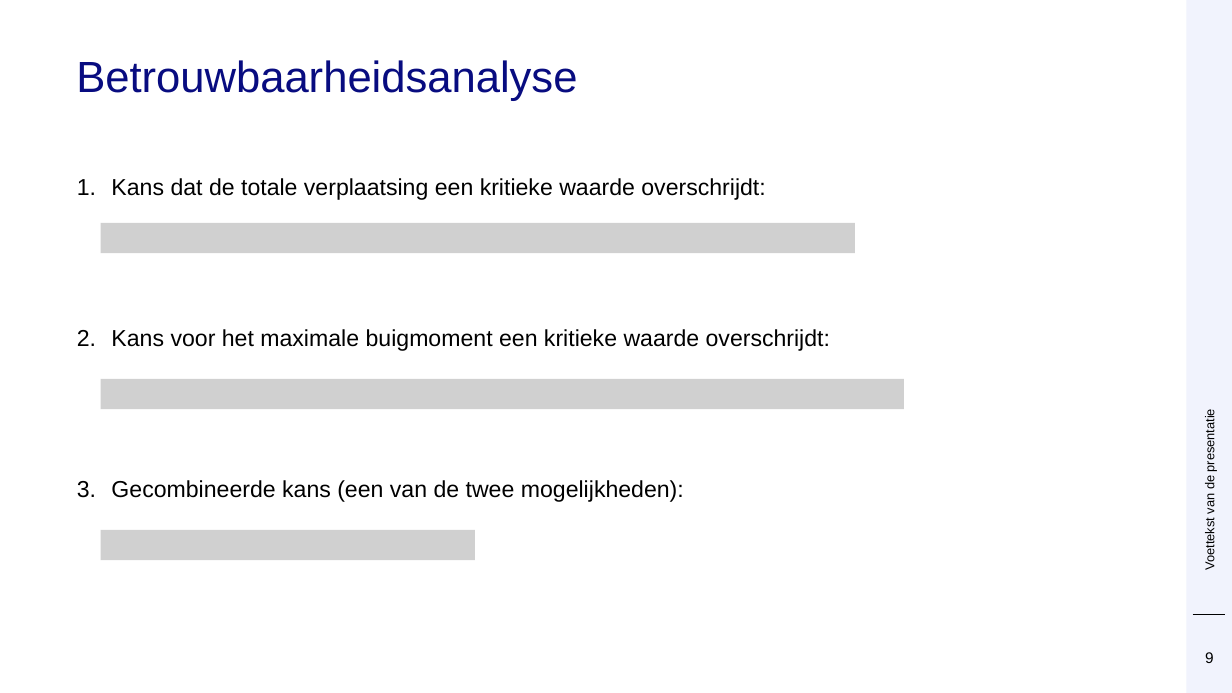
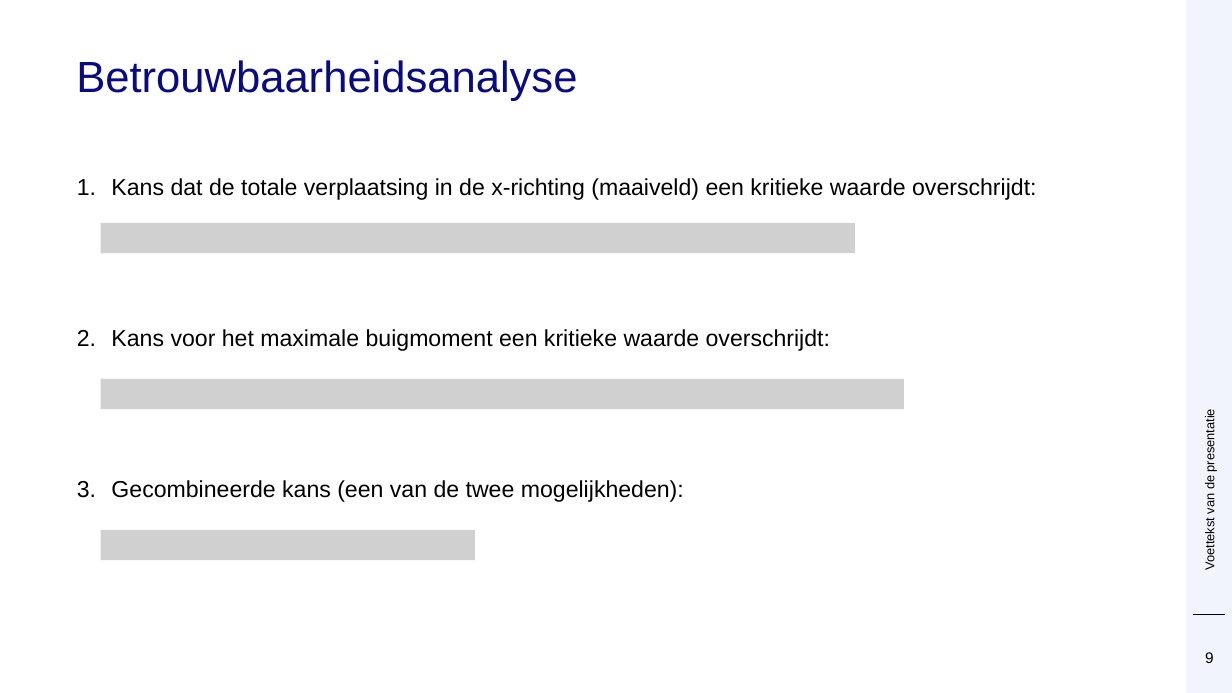
Before and after one commit to Deltares/ProbabilisticLibrary, a slide deck: slide 9 of sources/Deltares.Probabilistic.PWrapper.Examples/kratos/Prob Kratos DSD.pptx. Drawn at 1232x693 pixels with LibreOffice and Linux fonts; fonts in the diff are those of the drawing; grey boxes stand for pictures; background and template pictures are left out. Boxes give left, top, right and bottom in pixels: in the first picture for what was removed or moved away, otherwise in the second. Text is boxed around its words. In the diff, an @@ line names an element or a change of style, - is before the commit and + after.

```diff
--- a/sources/Deltares.Probabilistic.PWrapper.Examples/kratos/Prob Kratos DSD.pptx
+++ b/sources/Deltares.Probabilistic.PWrapper.Examples/kratos/Prob Kratos DSD.pptx
@@ text at <box>111,178,1036,200</box>: text changed @@
-1. Kans dat de totale verplaatsing een kritieke waarde overschrijdt:
+1. Kans dat de totale verplaatsing in de x-richting (maaiveld) een kritieke waarde overschrijdt:
```
Also in this commit, not shown: 9 other slides changed, 1 slide removed, 2 other files.
